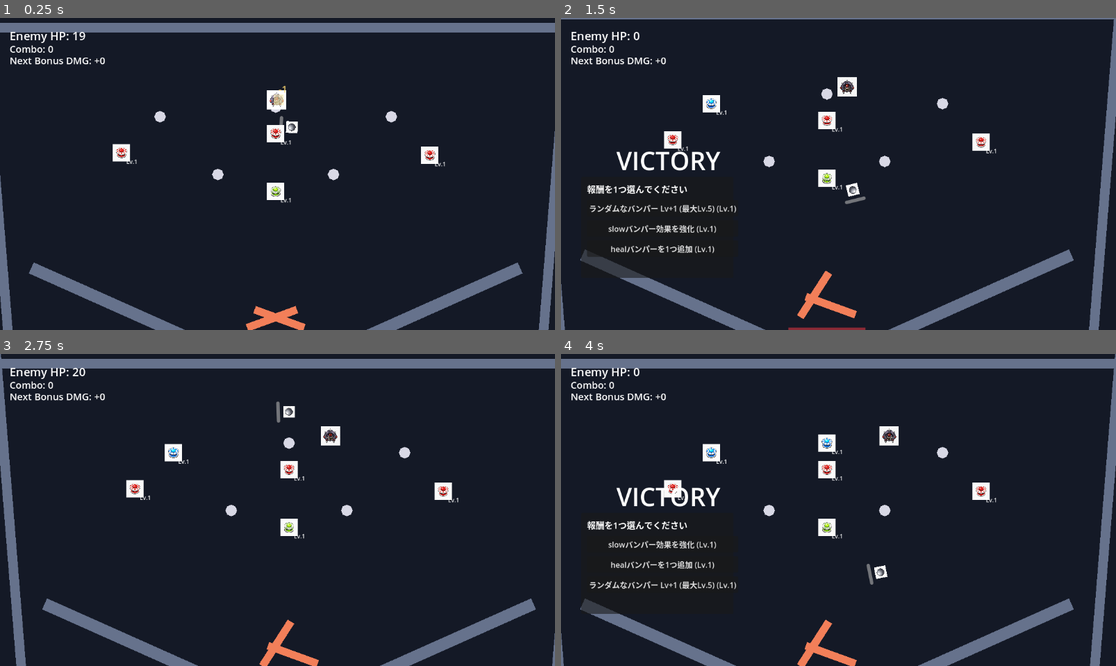
Above: before the commit, frames 1-4 (two rows, left to right).
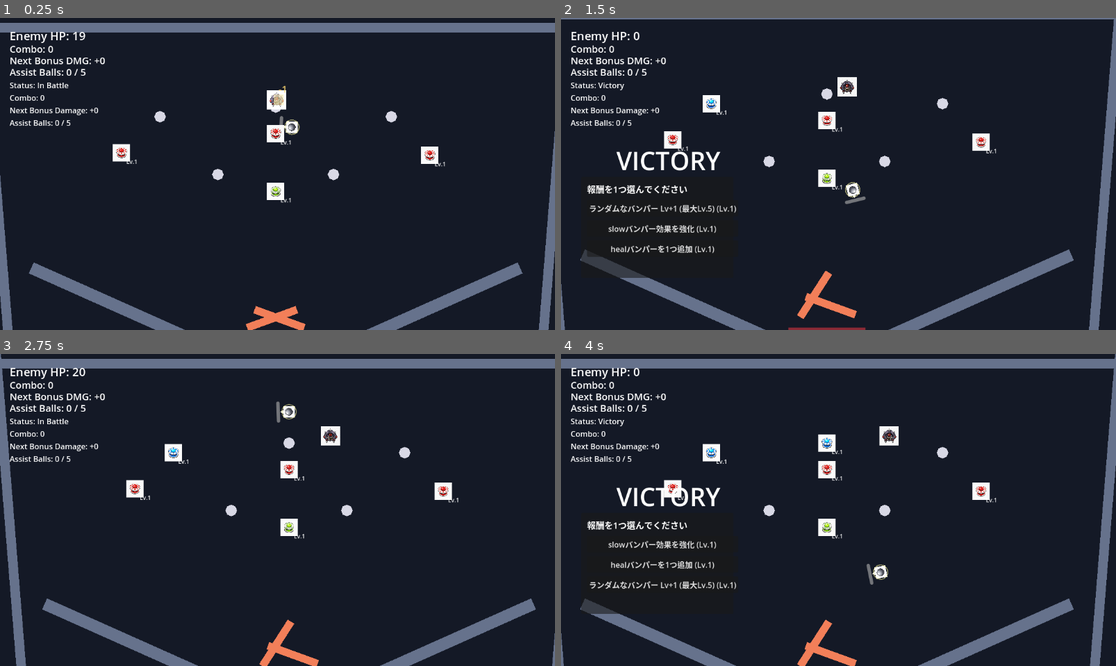
Above: after the commit, the same moments.

Repository: hamayu691-hamy/codex_godot
Game: Godot game, scene res://scenes/PinballBattleScene.tscn
Same seed, same stepped clock (60 frames per second), same inputs: the game is played once before the commit and once after it. The project has no main scene, so this scene is started directly.
Inputs (mouse positions are in pixels of both pictures, inside the frame that each line leads up to):
- Up to frame 1 (0.25 s): no input
- Up to frame 2 (1.5 s): move the mouse to (677, 152) at 0.52 s; hold Right 0.53-1.28 s; tap K at 0.6 s; click (677, 152) at 0.67 s; move the mouse to (827, 133) at 1.27 s; hold Left from 1.28 s (still down); tap B at 1.35 s; click (827, 133) at 1.42 s
- Up to frame 3 (2.75 s): move the mouse to (444, 491) at 2.02 s; release Left at 2.03 s; hold Right from 2.03 s (still down); hold R from 2.03 s (still down); click (444, 491) at 2.17 s
- Up to frame 4 (4 s): move the mouse to (694, 488) at 2.77 s; release R at 2.78 s; tap K at 2.85 s; click (694, 488) at 2.92 s; move the mouse to (838, 469) at 3.52 s; release Right at 3.53 s; hold Left from 3.53 s (still down); tap B at 3.6 s; click (838, 469) at 3.67 s

The runs differ from the first frame. In frame 1, 0.6% of the frame differs, in the area x 1-55%, y 16-38%; in frame 2, 0.6%; in frame 3, 0.6%; in frame 4, 0.6%.

Commit message:
Improve ball visibility and HUD status

Diff:
--- a/scenes/PinballBattleScene.tscn
+++ b/scenes/PinballBattleScene.tscn
@@ -106,6 +106,22 @@
 theme_override_font_sizes/font_size = 20
 text = "Next Bonus DMG: +0"
 
+[node name="AssistBallsLabel" type="Label" parent="UI"]
+offset_left = 20.0
+offset_top = 98.0
+offset_right = 280.0
+offset_bottom = 122.0
+theme_override_font_sizes/font_size = 20
+text = "Assist Balls: 0 / 5"
+
+[node name="StatusLabel" type="Label" parent="UI"]
+offset_left = 20.0
+offset_top = 128.0
+offset_right = 310.0
+offset_bottom = 228.0
+theme_override_font_sizes/font_size = 16
+text = "Status: In Battle\nCombo: 0\nNext Bonus Damage: +0\nAssist Balls: 0 / 5"
+
 [node name="VictoryLabel" type="Label" parent="UI"]
 visible = false
 offset_left = 115.0
--- a/scripts/gameplay/assist_ball.gd
+++ b/scripts/gameplay/assist_ball.gd
@@ -7,6 +7,10 @@
 @export var attack_damage: int = 1
 @export var max_speed: float = 850.0
 @export var life_time: float = 8.0
+
+const LOW_LIFE_FLASH_TIME: float = 2.0
+const LOW_LIFE_FLASH_SPEED: float = 12.0
+const LOW_LIFE_MIN_ALPHA: float = 0.35
 
 var _elapsed: float = 0.0
 var _is_disappearing: bool = false
@@ -23,7 +27,20 @@
 	if life_time > 0.0 and _elapsed >= life_time:
 		disappear()
 		return
+	_update_low_life_flash()
 	_cap_speed()
+
+
+func _update_low_life_flash() -> void:
+	var visual: CanvasItem = get_node_or_null("AssistBallVisual") as CanvasItem
+	if visual == null or life_time <= 0.0:
+		return
+	var remaining_time: float = life_time - _elapsed
+	if remaining_time > LOW_LIFE_FLASH_TIME:
+		visual.modulate.a = 1.0
+		return
+	var flash_amount: float = (sin(_elapsed * LOW_LIFE_FLASH_SPEED) + 1.0) * 0.5
+	visual.modulate.a = lerpf(LOW_LIFE_MIN_ALPHA, 1.0, flash_amount)
 
 
 func take_damage(damage: int = 1) -> void:
--- a/scripts/gameplay/pinball_battle_scene.gd
+++ b/scripts/gameplay/pinball_battle_scene.gd
@@ -78,7 +78,9 @@
 const ASSIST_BALL_SPAWN_OFFSET: Vector2 = Vector2(0.0, -30.0)
 const ASSIST_BALL_SPAWN_IMPULSE_BASE: Vector2 = Vector2(0.0, -520.0)
 const ASSIST_BALL_SPAWN_IMPULSE_RANDOM_X: float = 260.0
-const ASSIST_BALL_VISUAL_COLOR: Color = Color(0.45, 1.0, 0.85, 1.0)
+const ASSIST_BALL_VISUAL_COLOR: Color = Color(0.45, 1.0, 0.85, 0.74)
+const MAIN_BALL_RING_COLOR: Color = Color(1.0, 0.98, 0.62, 0.55)
+const MAIN_BALL_MARKER_COLOR: Color = Color(1.0, 1.0, 0.9, 0.92)
 const BUMPER_SPRITE_TARGET_DIAMETER: float = 36.0
 const ENEMY_SPRITE_TARGET_DIAMETER: float = 40.0
 const PIN_COLLISION_RADIUS: float = 12.0
@@ -115,6 +117,8 @@
 @onready var enemy_hp_label: Label = $UI/EnemyHpLabel
 @onready var combo_label: Label = $UI/ComboLabel
 @onready var bonus_damage_label: Label = $UI/BonusDamageLabel
+@onready var assist_balls_label: Label = $UI/AssistBallsLabel
+@onready var status_label: Label = $UI/StatusLabel
 @onready var victory_label: Label = $UI/VictoryLabel
 @onready var game_over_label: Label = $UI/GameOverLabel
 @onready var reward_panel: Panel = $UI/RewardPanel
@@ -181,6 +185,8 @@
 	_update_enemy_hp_label()
 	_update_combo_label()
 	_update_bonus_damage_label()
+	_update_assist_balls_label()
+	_update_status_label()
 	victory_label.visible = false
 	game_over_label.visible = false
 	_reset_battle()
@@ -247,7 +253,36 @@
 	if ball_visual == null:
 		return
 	_try_attach_sprite(ball, ball_config, ball_visual, "BallSprite")
+	_add_main_ball_focus_marker()
 	_sync_ball_size_with_visual()
+
+
+func _add_main_ball_focus_marker() -> void:
+	if ball.get_node_or_null("MainBallRing") == null:
+		var ring: Line2D = Line2D.new()
+		ring.name = "MainBallRing"
+		ring.width = 2.0
+		ring.default_color = MAIN_BALL_RING_COLOR
+		ring.closed = true
+		ring.z_index = 3
+		var ring_points: PackedVector2Array = PackedVector2Array()
+		var ring_radius: float = BALL_SPRITE_TARGET_DIAMETER * 0.62
+		for index: int in range(24):
+			var angle: float = TAU * float(index) / 24.0
+			ring_points.append(Vector2(cos(angle), sin(angle)) * ring_radius)
+		ring.points = ring_points
+		ball.add_child(ring)
+	if ball.get_node_or_null("MainBallMarker") == null:
+		var marker: Polygon2D = Polygon2D.new()
+		marker.name = "MainBallMarker"
+		marker.color = MAIN_BALL_MARKER_COLOR
+		marker.z_index = 4
+		marker.polygon = PackedVector2Array([
+			Vector2(0.0, -18.0),
+			Vector2(4.0, -12.0),
+			Vector2(-4.0, -12.0),
+		])
+		ball.add_child(marker)
 
 func _sync_ball_size_with_visual() -> void:
 	var ball_sprite: Sprite2D = ball.get_node_or_null("BallSprite") as Sprite2D
@@ -758,7 +793,9 @@
 	assist_ball.global_position = bumper.global_position + ASSIST_BALL_SPAWN_OFFSET
 	_add_assist_ball_collision(assist_ball)
 	_add_assist_ball_visual(assist_ball)
+	assist_ball.expired.connect(_on_assist_ball_expired)
 	assist_balls_root.add_child(assist_ball)
+	_update_assist_balls_label()
 	var random_x: float = randf_range(-ASSIST_BALL_SPAWN_IMPULSE_RANDOM_X, ASSIST_BALL_SPAWN_IMPULSE_RANDOM_X)
 	assist_ball.apply_central_impulse(ASSIST_BALL_SPAWN_IMPULSE_BASE + Vector2(random_x, 0.0))
 	_spawn_hit_effect(assist_ball.global_position)
@@ -777,14 +814,14 @@
 	visual.name = "AssistBallVisual"
 	visual.color = ASSIST_BALL_VISUAL_COLOR
 	visual.polygon = PackedVector2Array([
-		Vector2(0.0, -9.0),
-		Vector2(6.4, -6.4),
-		Vector2(9.0, 0.0),
-		Vector2(6.4, 6.4),
-		Vector2(0.0, 9.0),
-		Vector2(-6.4, 6.4),
-		Vector2(-9.0, 0.0),
-		Vector2(-6.4, -6.4),
+		Vector2(0.0, -7.2),
+		Vector2(5.1, -5.1),
+		Vector2(7.2, 0.0),
+		Vector2(5.1, 5.1),
+		Vector2(0.0, 7.2),
+		Vector2(-5.1, 5.1),
+		Vector2(-7.2, 0.0),
+		Vector2(-5.1, -5.1),
 	])
 	assist_ball.add_child(visual)
 
@@ -819,9 +856,14 @@
 	return false
 
 
+func _on_assist_ball_expired(_assist_ball: AssistBall) -> void:
+	call_deferred("_update_assist_balls_label")
+
+
 func _clear_assist_balls() -> void:
 	for child: Node in assist_balls_root.get_children():
 		child.queue_free()
+	call_deferred("_update_assist_balls_label")
 
 func _on_enemy_hit(enemy: Enemy, damage: int) -> void:
 	_update_enemy_hp_label()
@@ -1003,6 +1045,7 @@
 
 func _apply_enhance_slow_reward() -> bool:
 	_slow_effect_multiplier += 0.25
+	_update_status_label()
 	return false
 
 func _start_next_battle_placeholder() -> void:
@@ -1023,9 +1066,37 @@
 
 func _update_combo_label() -> void:
 	combo_label.text = "Combo: %d" % combo_count
+	_update_status_label()
 
 func _update_bonus_damage_label() -> void:
 	bonus_damage_label.text = "Next Bonus DMG: +%d" % _next_enemy_hit_bonus_damage
+	_update_status_label()
+
+func _update_assist_balls_label() -> void:
+	assist_balls_label.text = "Assist Balls: %d / %d" % [_get_active_assist_ball_count(), ASSIST_BALL_MAX_COUNT]
+	_update_status_label()
+
+func _update_status_label() -> void:
+	if not is_node_ready():
+		return
+	var status_lines: Array[String] = [
+		"Status: %s" % _get_battle_status_text(),
+		"Combo: %d" % combo_count,
+		"Next Bonus Damage: +%d" % _next_enemy_hit_bonus_damage,
+		"Assist Balls: %d / %d" % [_get_active_assist_ball_count(), ASSIST_BALL_MAX_COUNT],
+	]
+	if _slow_effect_multiplier > 1.0:
+		status_lines.append("Slow Boost: x%.2f" % _slow_effect_multiplier)
+	status_label.text = "\n".join(status_lines)
+
+func _get_battle_status_text() -> String:
+	if _is_victory:
+		return "Victory"
+	if _is_game_over:
+		return "Game Over"
+	if not _is_ball_alive:
+		return "Ball Down"
+	return "In Battle"
 
 func _reset_combo_count() -> void:
 	combo_count = 0
@@ -1097,6 +1168,7 @@
 	_reset_combo_count()
 	_update_bonus_damage_label()
 	_update_enemy_hp_label()
+	_update_assist_balls_label()
 	ball_hp_bar.max_value = _ball_hp
 	ball_hp_bar.value = _ball_hp
 	victory_label.visible = false
